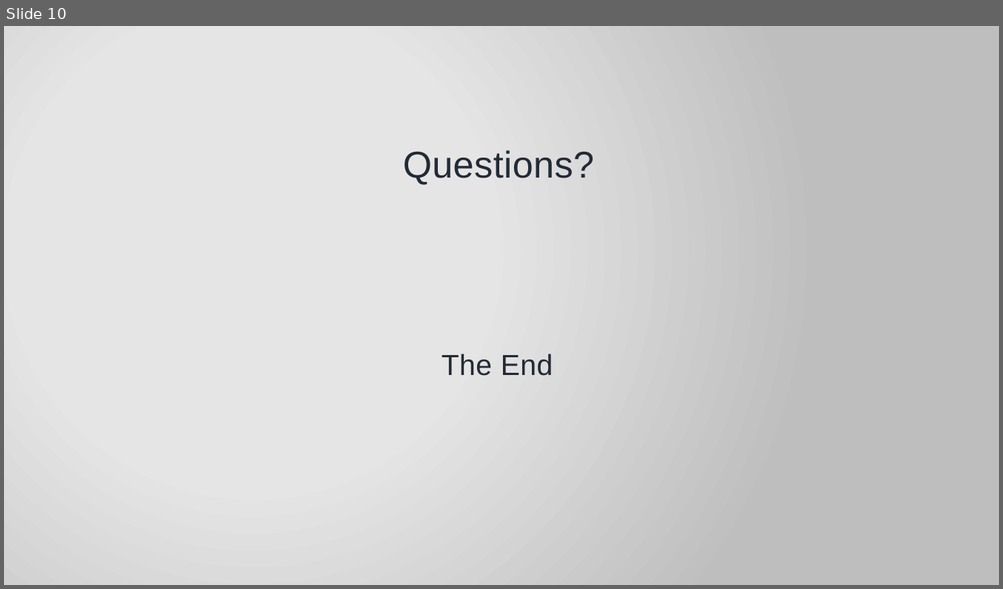
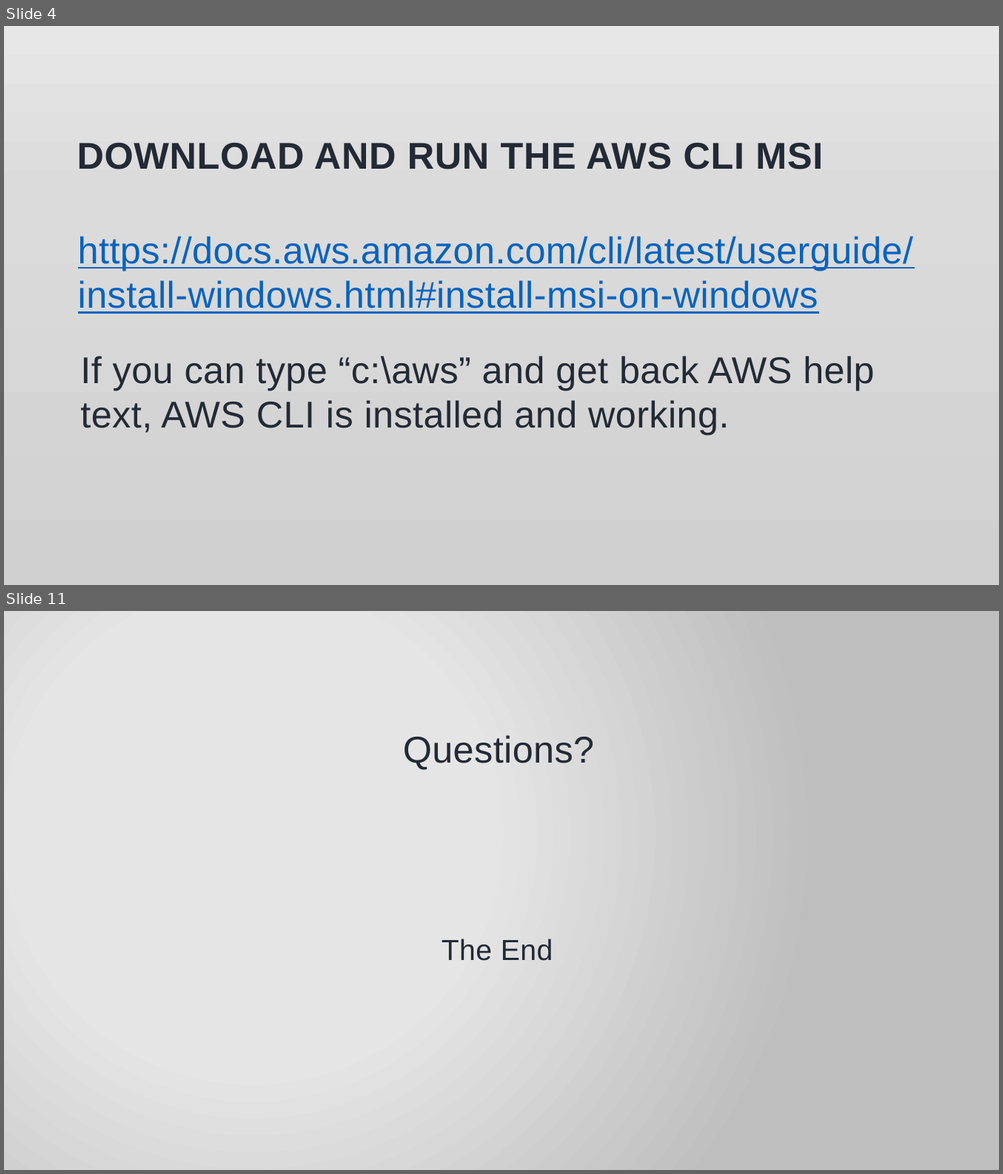
Before and after one commit to jonathan-r-jones/Composable-Batch-Files, a slide deck: jaws.pptx. Shown one above the other, each under a label of ours: slide 10 before the commit, slides 4 and 11 after it; the slides between them are not shown. The pictures are 1003x589 and 1003x1174 pixels, drawn with LibreOffice and Linux fonts; fonts in the diff are those of the drawing; background and template pictures are left out. Boxes give left, top, right and bottom in pixels: in the first picture for what was removed or moved away, otherwise in the second. Text is boxed around its words. In the diff, an @@ line names an element or a change of style, - is before the commit and + after.

```diff
--- a/jaws.pptx
+++ b/jaws.pptx
@@ slide 4 added at box(4, 26, 999, 585), background picture (left out) @@
@@ title added at box(77, 143, 822, 170), 36 pt, text #222A35, bold @@
+DOWNLOAD AND RUN THE AWS CLI MSI
@@ text added at box(78, 236, 913, 314), 36 pt, text #0563C1, underline @@
+https://docs.aws.amazon.com/cli/latest/userguide/install-windows.html#install-msi-on-windows
@@ text added at box(80, 356, 874, 435), 36 pt, text #222A35 @@
+If you can type “c:\aws” and get back AWS help text, AWS CLI is installed and working.
@@ what was slide 10 is now slide 11 @@
```
Also in this commit, not shown: 6 slides changed, 4 other slides added, 2 slides removed, 3 other files.
